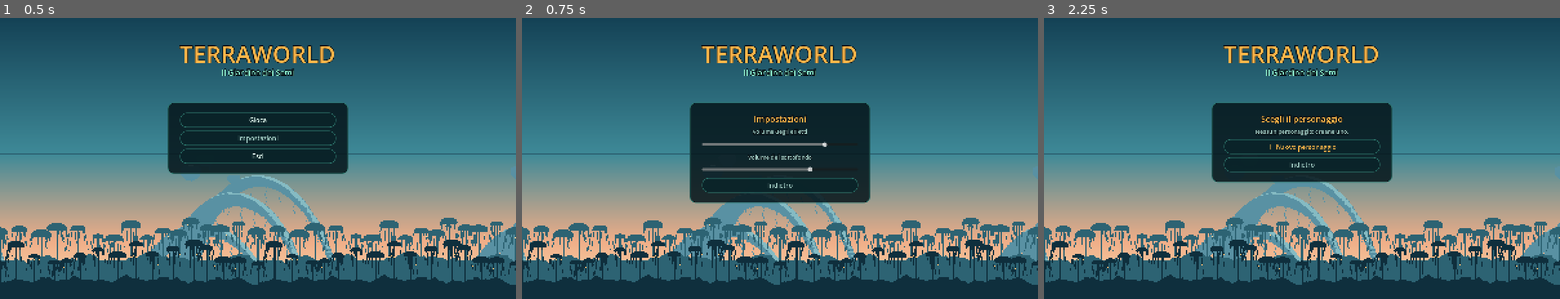
Above: before the commit, frames 1-3 (left to right).
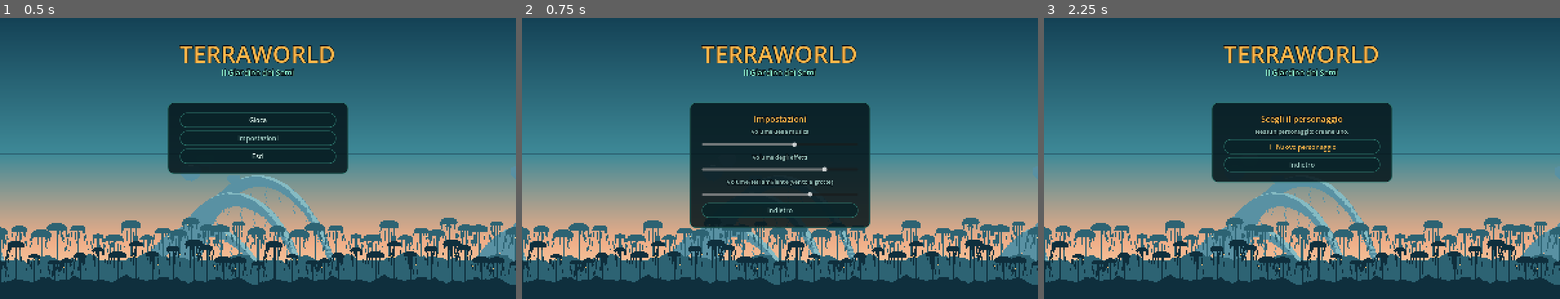
Above: after the commit, the same moments.

Repository: jon1616/TERRAWORLD
Game: Godot game, scene res://src/game/main.tscn
The game is run twice, just before and just after one commit, with the same random seed, the same clock (stepped at 60 frames per second) and the same inputs. This scene is started directly instead of the project's main scene.
Inputs:
- Up to frame 1 (0.5 s): no input
- Up to frame 2 (0.75 s): click "Impostazioni" at 0.5 s
- Up to frame 3 (2.25 s): click "Indietro" at 1.25 s; click "Gioca" at 2 s

Frame 1 is identical in both runs. In frame 2, 4.3% of the frame differs, in the area x 32-68%, y 39-75%; in frame 3, nothing differs.

Commit message:
Musica: sottofondo di esplorazione e brano dei boss (fatti con Gemini)
Autoload Musica: i brani in musica/ (esplorazione, guardiano; mp3, ogg o wav). Suona dal menu al mondo senza
interruzioni; con un boss sveglio vicino i due brani si danno il cambio sfumando (il sottofondo va in pausa e
riprende da dov'era), si torna dopo 3 s di calma; la fine di un brano si fonde con il suo inizio; piu' piano sotto
terra. Volume della musica nelle Impostazioni (la voce del rumore delle grotte ora si chiama ambiente). Prove
--solo=musica.

Co-Authored-By: Claude Opus 5.5 <noreply@anthropic.com>

Diff:
--- a/project.godot
+++ b/project.godot
@@ -11,6 +11,7 @@
 [autoload]
 
 Session="*res://src/game/session.gd"
+Musica="*res://src/audio/music.gd"
 
 [display]
 
--- /dev/null
+++ b/src/audio/music.gd
@@ -0,0 +1,163 @@
+extends Node
+## Autoload `Musica`: le musiche del gioco, fatte dall'utente con Gemini («crea musica») e salvate in `musica/`
+## (`esplorazione` e `guardiano`, .ogg, .mp3 o .wav: si prende quella che c'è; senza file quel brano tace).
+## Suona già nel menu e continua senza interruzioni entrando nel mondo, perché vive fuori dalle scene.
+## - Il **sottofondo** (esplorazione) gira sempre; sotto terra si abbassa un poco (resta il sottofondo di grotta di
+##   `Sfx`). Quando finisce ricomincia sfumando nel suo inizio (`LOOP_FADE`), così lo stacco non si sente.
+## - Quando c'è un **boss** sveglio vicino (una creatura con `boss` non curata: Guardiani, Custodi e quelli che
+##   verranno) i due brani si danno il cambio sfumando (`SWITCH_FADE`); il sottofondo resta in pausa e riprende da
+##   dov'era, il brano del boss ricomincia a ogni scontro. Finito lo scontro si aspetta `CALM_WAIT` prima di tornare.
+## - Volume in `Settings.music` (menu, Impostazioni). La scena di gioco si presenta con `attach` e si congeda con `detach`.
+
+const DIR := "res://musica/"
+const EXTS := ["ogg", "mp3", "wav"]
+const TRACKS := ["esplorazione", "guardiano"]
+const BASE_DB := {"esplorazione": -7.0, "guardiano": -5.0}
+const UNDER_DB := -5.0                 # sotto terra
+const LOOP_FADE := 4.0                 # secondi di dissolvenza quando un brano ricomincia
+const SWITCH_FADE := 2.5               # secondi per passare da un brano all'altro
+const CALM_WAIT := 3.0                 # secondi senza boss prima di tornare al sottofondo
+const BOSS_RANGE := 16.0 * 45.0        # un boss più lontano di così non conta
+
+var game: Node2D                       # la scena di gioco, se c'è (boss vicini e strato)
+var mode := "esplorazione"
+var _tracks := {}                      # id -> {stream, players[2], cur, level}
+var _fade := {}                        # lettore -> dissolvenza propria (0-1) per il ricominciare
+var _calm := 0.0
+
+
+func _ready() -> void:
+	Settings.load_once()
+	for id in TRACKS:
+		var t := {"stream": _load(id), "players": [], "cur": 0, "level": 1.0 if id == mode else 0.0}
+		for i in 2:
+			var p := AudioStreamPlayer.new()
+			p.volume_db = -80.0
+			add_child(p)
+			t["players"].append(p)
+			_fade[p] = 0.0
+		_tracks[id] = t
+	_start(String(mode))
+
+
+## Il brano `id` dalla cartella della musica, nel primo formato che c'è (null se manca).
+func _load(id: String) -> AudioStream:
+	for e in EXTS:
+		var path := "%s%s.%s" % [DIR, id, e]
+		if ResourceLoader.exists(path):
+			var s: AudioStream = load(path)
+			if s is AudioStreamMP3:
+				(s as AudioStreamMP3).loop = false   # il ricominciare lo fa `_process`, con la dissolvenza
+			elif s is AudioStreamOggVorbis:
+				(s as AudioStreamOggVorbis).loop = false
+			elif s is AudioStreamWAV:
+				(s as AudioStreamWAV).loop_mode = AudioStreamWAV.LOOP_DISABLED
+			return s
+	return null
+
+
+func has(id: String) -> bool:
+	return _tracks.has(id) and _tracks[id]["stream"] != null
+
+
+func attach(g: Node2D) -> void:
+	game = g
+
+
+func detach(g: Node2D) -> void:
+	if game == g:
+		game = null
+	set_mode("esplorazione")
+
+
+## Il lettore che sta suonando il brano (quello «corrente» dei due).
+func player_of(id: String) -> AudioStreamPlayer:
+	var t: Dictionary = _tracks[id]
+	return t["players"][int(t["cur"])]
+
+
+## Fa partire un brano dall'inizio (se non suona già) o lo riprende dalla pausa.
+func _start(id: String) -> void:
+	var t: Dictionary = _tracks[id]
+	if t["stream"] == null:
+		return
+	var p := player_of(id)
+	if p.stream_paused:
+		p.stream_paused = false
+	elif not p.playing:
+		p.stream = t["stream"]
+		_fade[p] = 1.0
+		p.play()
+
+
+func set_mode(m: String) -> void:
+	if m == mode:
+		return
+	mode = m
+	_start(m)
+	if m == "guardiano":
+		_calm = 0.0
+
+
+func _boss_near() -> bool:
+	if game == null or not is_instance_valid(game) or not game.get("built") or game.get("fauna") == null:
+		return false
+	for c in game.fauna.list:
+		if c.boss and not c.calm and c.position.distance_to(game.player.position) < BOSS_RANGE:
+			return true
+	return false
+
+
+func _process(dt: float) -> void:
+	# quale brano: il boss appena ce n'è uno vicino, il sottofondo dopo un po' che non c'è più
+	if _boss_near():
+		_calm = 0.0
+		set_mode("guardiano")
+	elif mode == "guardiano":
+		_calm += dt
+		if _calm >= CALM_WAIT:
+			set_mode("esplorazione")
+	var under := 0.0
+	if game != null and is_instance_valid(game) and game.get("built") and game.get("depth_watch") != null \
+			and int(game.depth_watch.stratum) > 0:
+		under = UNDER_DB
+	for id in _tracks:
+		var t: Dictionary = _tracks[id]
+		if t["stream"] == null:
+			continue
+		t["level"] = move_toward(float(t["level"]), 1.0 if id == mode else 0.0, dt / SWITCH_FADE)
+		_loop(t, dt)
+		var base: float = float(BASE_DB[id]) + Settings.db(Settings.music) + (under if id == "esplorazione" else 0.0)
+		for p: AudioStreamPlayer in t["players"]:
+			var v := float(t["level"]) * float(_fade[p])
+			p.volume_db = -80.0 if v <= 0.001 or Settings.music <= 0.001 else base + linear_to_db(v)
+		# spento del tutto: il sottofondo si ferma dov'è (riprenderà da lì), il brano del boss si ferma e ricomincerà
+		if float(t["level"]) <= 0.0 and id != mode:
+			for p: AudioStreamPlayer in t["players"]:
+				if p.playing and not p.stream_paused:
+					if id == "esplorazione":
+						p.stream_paused = true
+					else:
+						p.stop()
+
+
+## Quando il brano sta per finire parte di nuovo dall'inizio sull'altro lettore, e i due si sfumano.
+func _loop(t: Dictionary, dt: float) -> void:
+	var stream: AudioStream = t["stream"]
+	var cur: AudioStreamPlayer = t["players"][int(t["cur"])]
+	var other: AudioStreamPlayer = t["players"][1 - int(t["cur"])]
+	if cur.playing and not cur.stream_paused and not other.playing \
+			and cur.get_playback_position() >= stream.get_length() - LOOP_FADE:
+		other.stream = stream
+		_fade[other] = 0.0
+		other.play()
+		t["cur"] = 1 - int(t["cur"])
+		cur = other
+		other = t["players"][1 - int(t["cur"])]
+	if other.playing and not other.stream_paused:
+		_fade[cur] = minf(float(_fade[cur]) + dt / LOOP_FADE, 1.0)
+		_fade[other] = maxf(float(_fade[other]) - dt / LOOP_FADE, 0.0)
+		if float(_fade[other]) <= 0.0:
+			other.stop()
+	else:
+		_fade[cur] = 1.0
--- a/src/game/main.gd
+++ b/src/game/main.gd
@@ -67,6 +67,7 @@
 		get_tree().change_scene_to_file.call_deferred(MENU_SCENE)
 		return
 	get_tree().set_auto_accept_quit(false)
+	Musica.attach(self)                    # la musica guarda se c'è un boss vicino e in che strato si è
 	character = Session.character
 	if Session.world_id != "":
 		world_id = Session.world_id
@@ -367,6 +368,7 @@
 
 ## Uscendo dalla scena (menu, portale, chiusura) nessun thread deve restare a lavorare su nodi che spariscono.
 func _exit_tree() -> void:
+	Musica.detach(self)
 	if _gen_task >= 0:
 		WorkerThreadPool.wait_for_task_completion(_gen_task)
 		_gen_task = -1
--- a/src/game/tests/auto_tests.gd
+++ b/src/game/tests/auto_tests.gd
@@ -84,6 +84,7 @@
 	await TestsSeeds.new(kit).run()
 	await TestsNewBiomes.new(kit).run()
 	await TestsBagCost.new(kit).run()
+	await TestsMusic.new(kit).run()
 	await ob.run()
 	await w.run_and_save()
 	# la Bisaccia aperta
@@ -153,6 +154,8 @@
 			await TestsBiomes.new(kit).run()
 		"luoghi":
 			await TestsWorld.new(kit).places()
+		"musica":
+			await TestsMusic.new(kit).run()
 		"raccolta":
 			await TestsBagCost.new(kit).run()
 		"corsa":
--- /dev/null
+++ b/src/game/tests/tests_music.gd
@@ -0,0 +1,75 @@
+class_name TestsMusic
+extends RefCounted
+## Prove della musica (autoload `Musica`, file in `musica/`): i due brani si caricano; il sottofondo suona; con un boss
+## sveglio vicino si passa al brano del boss (il sottofondo va in pausa); sconfitto il boss si torna al sottofondo, che
+## riprende da dov'era; un brano che finisce ricomincia sfumando; con il volume a zero tace; sotto terra si abbassa.
+
+var kit: TestKit
+var m: Node2D
+
+
+func _init(tk: TestKit) -> void:
+	kit = tk
+	m = tk.m
+
+
+func _db(id: String) -> float:
+	return Musica.player_of(id).volume_db
+
+
+func run() -> void:
+	var mu: Node = Musica
+	var loaded := "esplorazione %s, guardiano %s" % ["sì" if mu.has("esplorazione") else "NO", "sì" if mu.has("guardiano") else "NO"]
+	if not mu.has("esplorazione") or not mu.has("guardiano"):
+		print("ATTENZIONE: musica non caricata (%s): i file vanno in musica/ e serve --import" % loaded)
+		return
+	m.fauna.clear()
+	m.snap_to(kit.world.spawn)
+	await kit.seconds(1.0)
+	var ex: AudioStreamPlayer = mu.player_of("esplorazione")
+	var first := "%s, %.0f dB" % ["suona" if ex.playing and not ex.stream_paused else "NON suona", _db("esplorazione")]
+	print("musica: caricata (%s, %.0f s e %.0f s); sottofondo %s" % [loaded,
+		(mu._tracks["esplorazione"]["stream"] as AudioStream).get_length(),
+		(mu._tracks["guardiano"]["stream"] as AudioStream).get_length(), first])
+	# un boss sveglio vicino
+	var pos_before: float = mu.player_of("esplorazione").get_playback_position()
+	var boss: Creature = m.fauna.add("madre_grumi", m.player.position + Vector2(220, -60))
+	boss.set_process(false)
+	await kit.seconds(float(mu.SWITCH_FADE) + 0.8)
+	var ex_paused: bool = mu.player_of("esplorazione").stream_paused
+	print("boss vicino: brano «%s», guardiano %s (%.0f dB), sottofondo in pausa %s" % [mu.mode,
+		"suona" if mu.player_of("guardiano").playing else "NON suona", _db("guardiano"), "sì" if ex_paused else "NO"])
+	# sconfitto: dopo l'attesa si torna al sottofondo, che riprende da dov'era
+	m.fauna.kill_quietly(boss)
+	await kit.seconds(float(mu.CALM_WAIT) + float(mu.SWITCH_FADE) + 0.8)
+	var pos_after: float = mu.player_of("esplorazione").get_playback_position()
+	print("boss sconfitto: brano «%s», sottofondo di nuovo %s, ripreso da dov'era %s (%.0f s → %.0f s), guardiano fermo %s" % [
+		mu.mode, "sì" if not mu.player_of("esplorazione").stream_paused else "NO",
+		"sì" if pos_after >= pos_before else "NO", pos_before, pos_after,
+		"sì" if not mu.player_of("guardiano").playing else "NO"])
+	# un brano che finisce ricomincia sfumando nel suo inizio
+	var p0: AudioStreamPlayer = mu.player_of("esplorazione")
+	var length := (mu._tracks["esplorazione"]["stream"] as AudioStream).get_length()
+	p0.seek(length - float(mu.LOOP_FADE) - 1.0)
+	await kit.seconds(float(mu.LOOP_FADE) + 2.5)
+	var p1: AudioStreamPlayer = mu.player_of("esplorazione")
+	print("fine del brano: ricomincia sull'altro lettore %s, dall'inizio %s (%.1f s), il vecchio spento %s" % [
+		"sì" if p1 != p0 and p1.playing else "NO", "sì" if p1.get_playback_position() < float(mu.LOOP_FADE) + 3.0 else "NO",
+		p1.get_playback_position(), "sì" if not p0.playing else "NO"])
+	# volume a zero, poi sotto terra
+	var vol: float = Settings.music
+	Settings.music = 0.0
+	await kit.frames(3)
+	var mute := _db("esplorazione") <= -79.0
+	Settings.music = vol
+	await kit.frames(3)
+	var surface := _db("esplorazione")
+	var deep := kit.world.spawn + Vector2i(0, 60)
+	for y in range(deep.y - 2, deep.y + 1):
+		kit.world.set_tile(deep.x, y, TileDefs.AIR)
+	kit.world.set_tile(deep.x, deep.y + 1, TileDefs.STONE)
+	m.snap_to(deep)
+	await kit.seconds(1.5)
+	print("volume della musica a zero: muta %s; sotto terra (strato %d) %.1f dB invece di %.1f" % ["sì" if mute else "NO",
+		m.depth_watch.stratum, _db("esplorazione"), surface])
+	m.snap_to(kit.world.spawn)
--- a/src/save/settings.gd
+++ b/src/save/settings.gd
@@ -1,12 +1,13 @@
 class_name Settings
 extends RefCounted
 ## Le impostazioni del giocatore, salvate sul computer (`user://impostazioni.json`, non nei salvataggi dei mondi):
-## per ora il volume degli effetti e quello del sottofondo (0-1; 0 = muto).
+## il volume degli effetti, quello del sottofondo di grotta e quello della musica (0-1; 0 = muto).
 
 const PATH := "user://impostazioni.json"
 
 static var sfx := 0.8
 static var ambient := 0.7
+static var music := 0.6
 static var _loaded := false
 
 
@@ -21,12 +22,13 @@
 	if d is Dictionary:
 		sfx = clampf(float(d.get("effetti", sfx)), 0.0, 1.0)
 		ambient = clampf(float(d.get("sottofondo", ambient)), 0.0, 1.0)
+		music = clampf(float(d.get("musica", music)), 0.0, 1.0)
 
 
 static func save() -> void:
 	var f := FileAccess.open(PATH, FileAccess.WRITE)
 	if f:
-		f.store_string(JSON.stringify({"effetti": sfx, "sottofondo": ambient}))
+		f.store_string(JSON.stringify({"effetti": sfx, "sottofondo": ambient, "musica": music}))
 
 
 ## Da volume 0-1 a decibel da sommare (0 = muto).
--- a/src/ui/menu.gd
+++ b/src/ui/menu.gd
@@ -88,23 +88,25 @@
 	_button("Esci", get_tree().quit)
 
 
-## Volume degli effetti e del sottofondo (salvati sul computer, vedi `Settings`).
+## Volume degli effetti, del sottofondo e della musica (salvati sul computer, vedi `Settings`).
 func _show_settings() -> void:
 	Settings.load_once()
 	_clear()
 	_heading("Impostazioni")
-	for row in [["Volume degli effetti", "sfx"], ["Volume del sottofondo", "ambient"]]:
+	for row in [["Volume della musica", "music"], ["Volume degli effetti", "sfx"], ["Volume dell'ambiente (vento e grotte)", "ambient"]]:
 		_note(row[0])
 		var sl := HSlider.new()
 		sl.min_value = 0.0
 		sl.max_value = 1.0
 		sl.step = 0.05
-		sl.value = Settings.sfx if row[1] == "sfx" else Settings.ambient
+		sl.value = {"sfx": Settings.sfx, "ambient": Settings.ambient, "music": Settings.music}[row[1]]
 		sl.custom_minimum_size = Vector2(0, 32)
 		var key: String = row[1]
 		sl.value_changed.connect(func(v: float) -> void:
 			if key == "sfx":
 				Settings.sfx = v
+			elif key == "music":
+				Settings.music = v
 			else:
 				Settings.ambient = v
 			Settings.save())
Not shown, added: musica/LEGGIMI.txt
Not shown, added: musica/esplorazione.mp3.import
Not shown, added: musica/guardiano.mp3.import
Not shown, added: src/audio/music.gd.uid
Not shown, added: src/game/tests/tests_music.gd.uid
Not shown, changed: CLAUDE.md
Not shown, added: musica/esplorazione.mp3
Not shown, added: musica/guardiano.mp3
